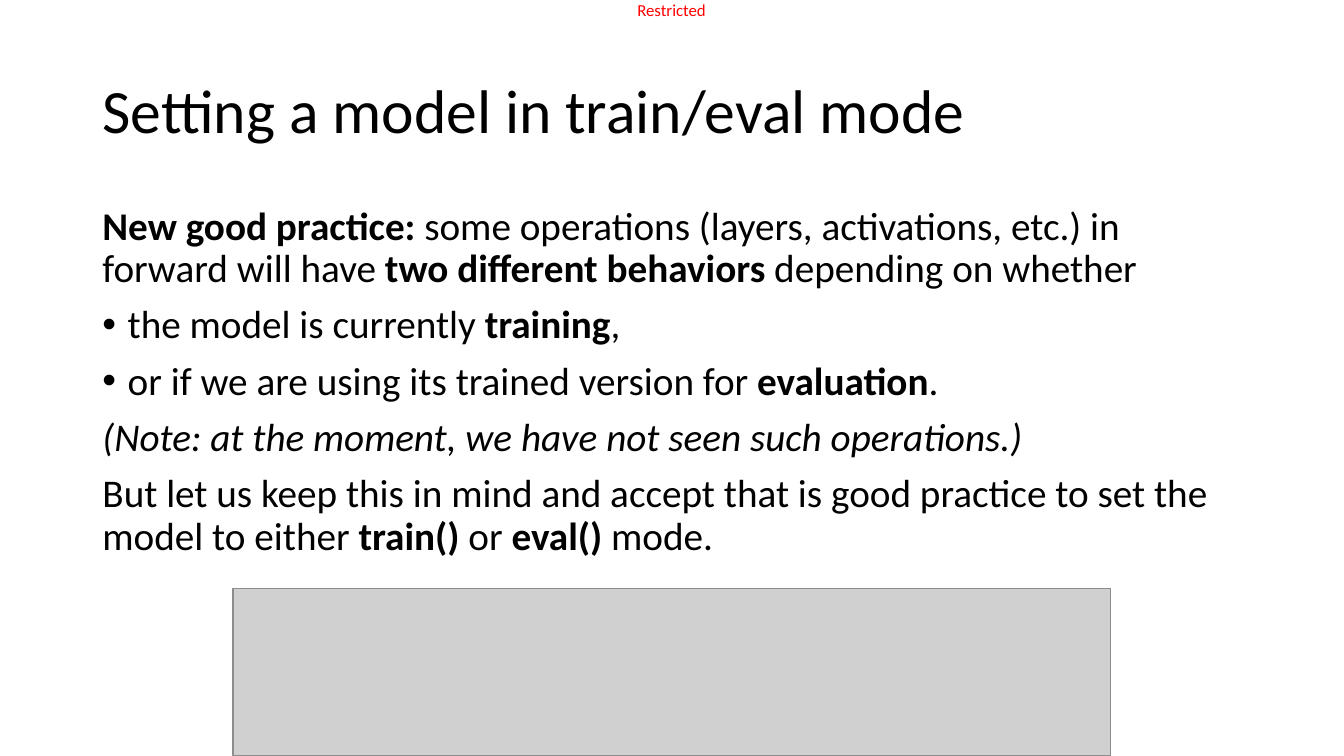
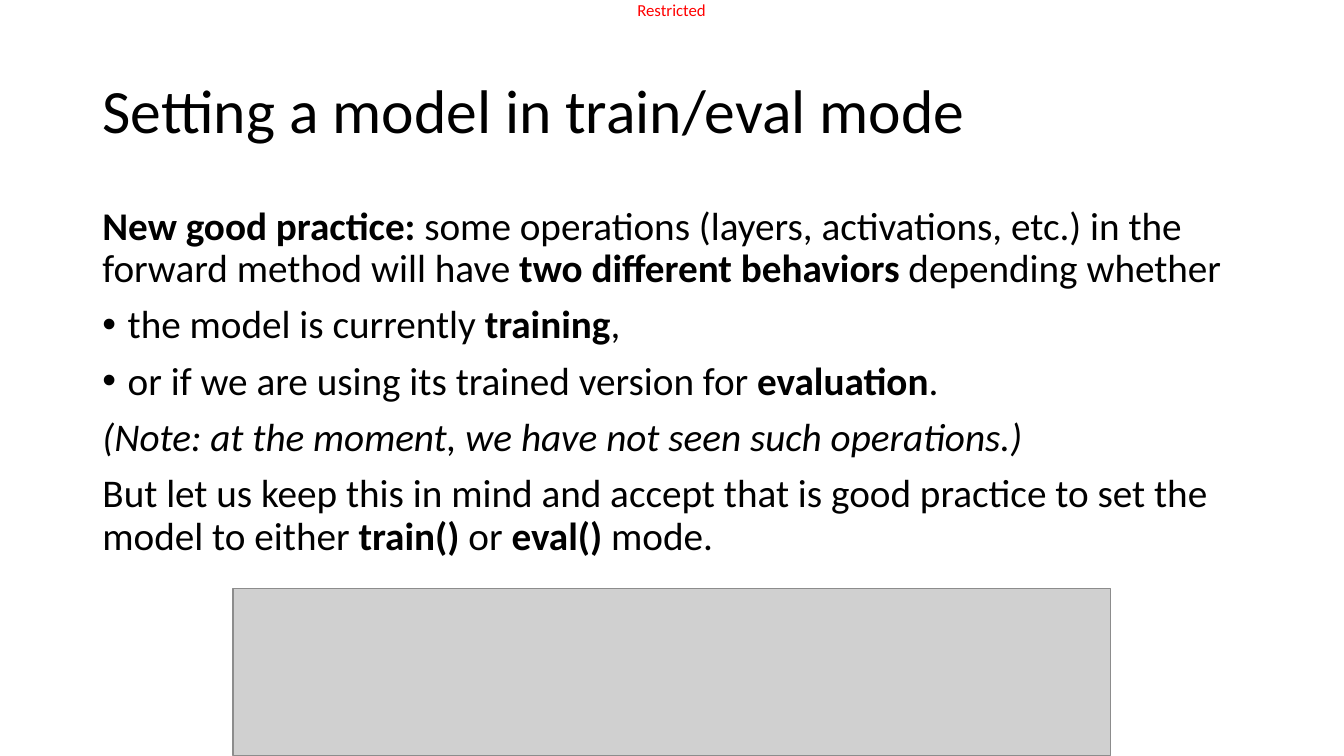
Before and after one commit to matthieudemari/SUTD_DL_50_039, a slide deck: slide 42 of W3/3. W3S3 final/W3S3.pptx (slide 41 before the commit). Drawn at 1344x756 pixels with LibreOffice and Linux fonts; fonts in the diff are those of the drawing; grey boxes stand for pictures. Boxes give left, top, right and bottom in pixels: in the first picture for what was removed or moved away, otherwise in the second. Text is boxed around its words. In the diff, an @@ line names an element or a change of style, - is before the commit and + after.

```diff
--- a/W3/3. W3S3 final/W3S3.pptx
+++ b/W3/3. W3S3 final/W3S3.pptx
@@ text at <box>102,211,1222,289</box>: text changed @@
-New good practice: some operations (layers, activations, etc.) in forward will have two different behaviors depending on whether
+New good practice: some operations (layers, activations, etc.) in the forward method will have two different behaviors depending whether
```
Also in this commit, not shown: 16 other slides changed, 2 slides added, 6 slides removed, 3 other files.
